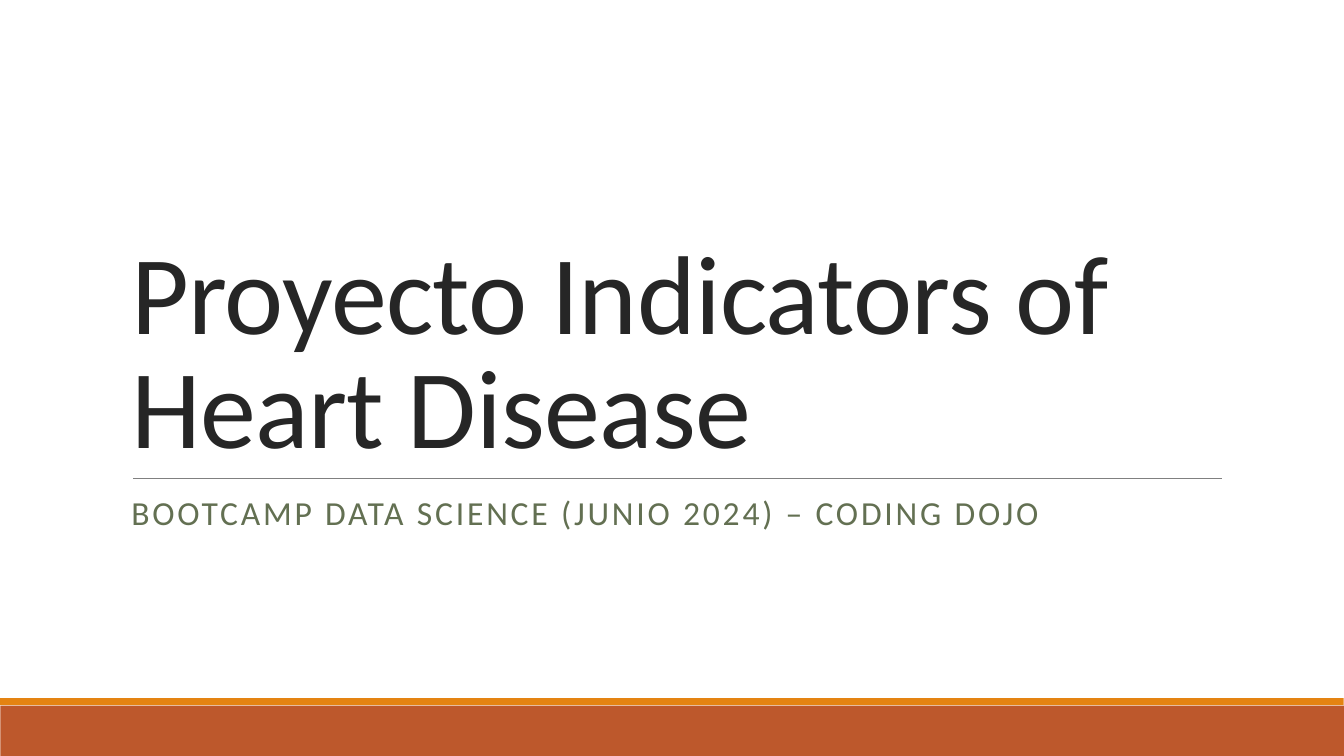
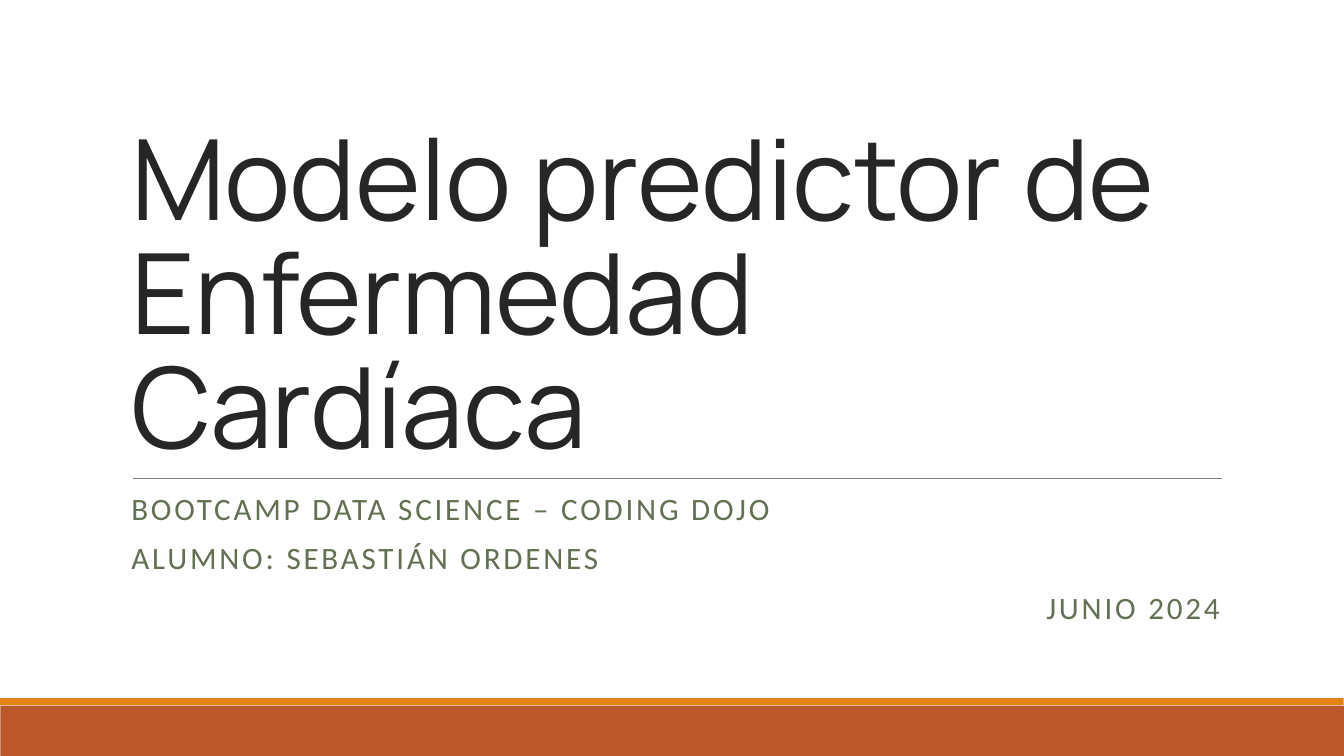
Before and after one commit to sordenesf/Heart-Disease, a slide deck: slide 1 of Presentación Indicators of Heart Diseases.pptx. Drawn at 1344x756 pixels with LibreOffice and Linux fonts; fonts in the diff are those of the drawing. Boxes give left, top, right and bottom in pixels: in the first picture for what was removed or moved away, otherwise in the second. Text is boxed around its words. In the diff, an @@ line names an element or a change of style, - is before the commit and + after.

```diff
--- a/Presentación Indicators of Heart Diseases.pptx
+++ b/Presentación Indicators of Heart Diseases.pptx
@@ title at box(131, 137, 1154, 450): text changed; font Calibri to Manrope @@
-Proyecto Indicators of Heart Disease
+Modelo predictor de Enfermedad Cardíaca
@@ subtitle at box(131, 500, 1219, 619): text changed; size 24 to 22.2 pt @@
-BOOTCAMP DATA SCIENCE (JUNIO 2024) – CODING DOJO
+BOOTCAMP DATA SCIENCE – CODING DOJO
+ALUMNO: SEBASTIÁN ORDENES
+JUNIO 2024
```
Also in this commit, not shown: 4 other slides changed, 22 slides added, 4 slides removed.
